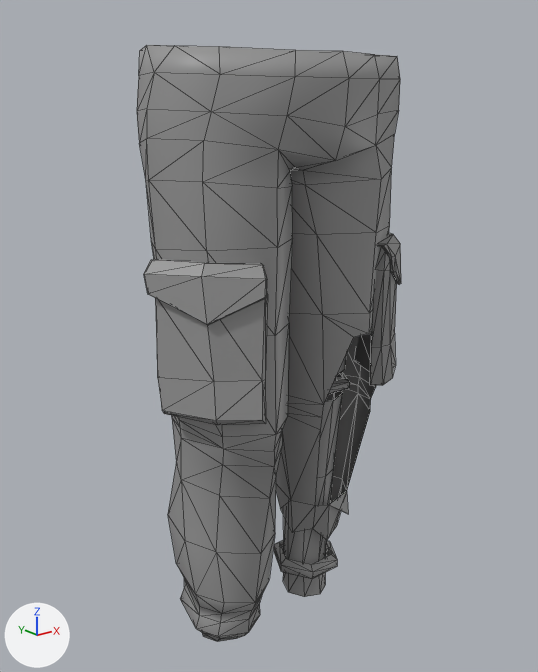
Renders of the glTF model assets/DC_niftyblocksmith/lower_body/niftyblocksmith_pants_lower_body/M_niftyblocksmith_pants.glb from each side of a commit.
Camera for both pictures: a 50 mm lens placed at (-0.658, -0.823, 0.916), pointed at (0.005, 0.005, 0.585). Arrows for +X, +Y and +Z are at lower left; the lights stay in place. Mesh edges are drawn as thin lines. Where no turn or scale is listed for an object, it has been applied to the vertices. Vertices at the same position are counted once.

In view in the first picture: 'BS_lBody'.
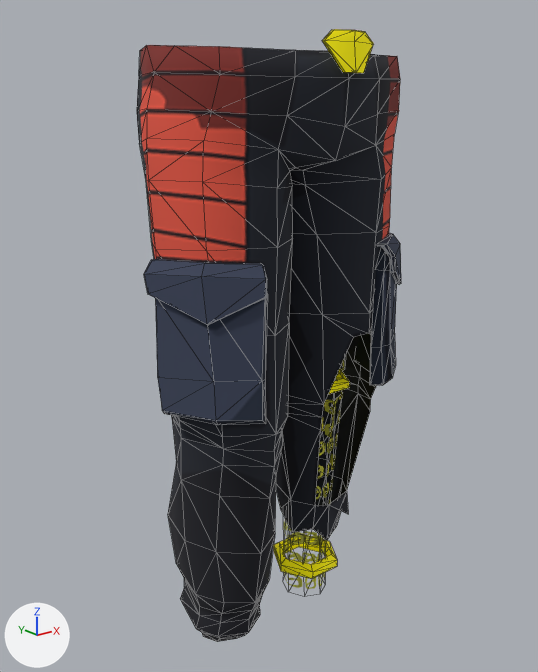
Pixel boxes (x1, y1, x2, y2) of what changed, in the pictures (538 x 672 px):
'BS_lBody', surface changed, reshaped (grey to black)
    before: (137, 45, 401, 642)
    after: (137, 29, 401, 642)
part 1 of me_all_03_003, added (yellow)
    after: (322, 29, 374, 73)
part 2 of me_all_03_003, surface changed (grey to black)
    both: (137, 45, 401, 642)

Diff of the bpy script that builds the scene:
```diff
--- a/assets/DC_niftyblocksmith/lower_body/niftyblocksmith_pants_lower_body/M_niftyblocksmith_pants.glb.py
+++ b/assets/DC_niftyblocksmith/lower_body/niftyblocksmith_pants_lower_body/M_niftyblocksmith_pants.glb.py
@@ img_blocksmith_v07_lambert3_emissive @@
+img_blocksmith_v07_lambert3_emissive = load_image('blocksmith_v07_lambert3_Emissive', '_unpacked/blocksmith_v07_lambert3_Emissive', 512, 512, 'sRGB')
@@ img_blocksmith_v07_lambert3_basecolor @@
+img_blocksmith_v07_lambert3_basecolor = load_image('blocksmith_v07_lambert3_BaseColor', '_unpacked/blocksmith_v07_lambert3_BaseColor', 512, 512, 'sRGB')
@@ mat_m_bs_lbody @@
 mat_m_bs_lbody = bpy.data.materials.new('M_BS_lBody')
-# nodes: BsdfPrincipled, Mix, OutputMaterial, VertexColor
-# colours: grey #979797
+# nodes: BsdfPrincipled, Math x3, Mix, OutputMaterial, TexImage x2, VertexColor
+# uses the picture img_blocksmith_v07_lambert3_basecolor
+# uses the picture img_blocksmith_v07_lambert3_emissive
@@ me_all_03_003 @@
 # used by ob_bs_lbody; location = (0.0, 0.0, 0.0)
-me_all_03_003.from_pydata(...)  # 465 vertices, 822 faces; spans x -0.211..0.211, y -0.153..0.157, z 0.111..0.982
+me_all_03_003.from_pydata(...)  # 483 vertices, 854 faces; spans x -0.211..0.211, y -0.164..0.157, z 0.111..0.996
+# me_all_03_003 part 1: a new loose piece of 18 vertices spanning x -0.041..0.039, y -0.164..-0.148, z 0.95..0.996, in mat_m_bs_lbody
+# me_all_03_003 part 2: 822 kept faces spanning x -0.211..0.211, y -0.153..0.157, z 0.111..0.982 get new texture (UV) coordinates
 me_all_03_003.materials.append(mat_m_bs_lbody)
```
